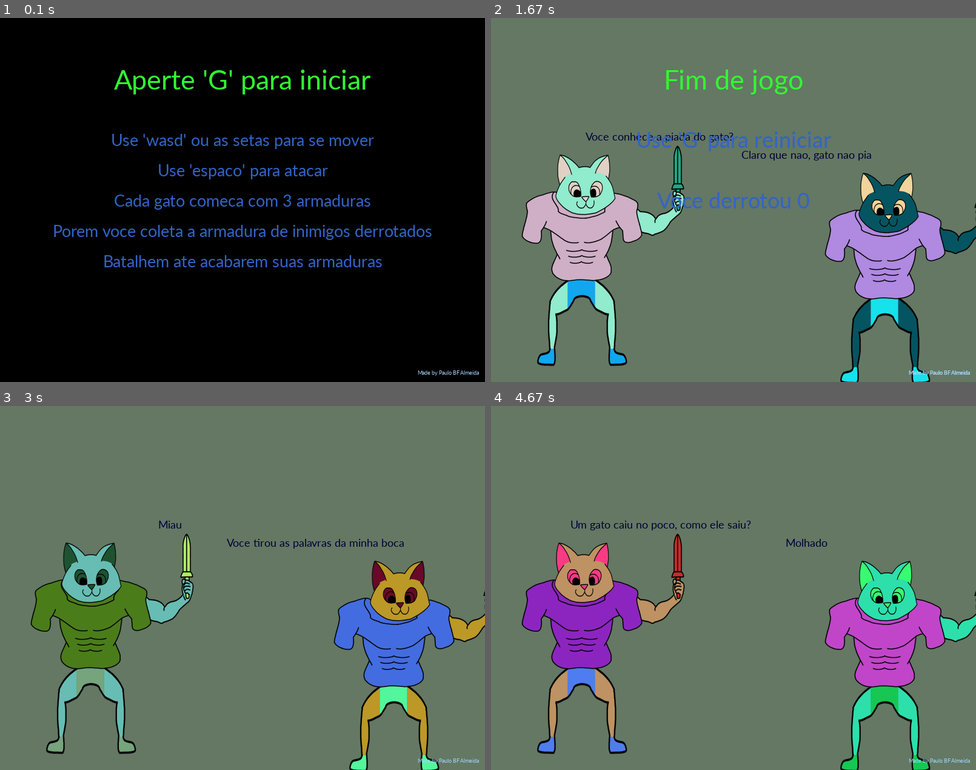
Above: before the commit, frames 1-4 (two rows, left to right).
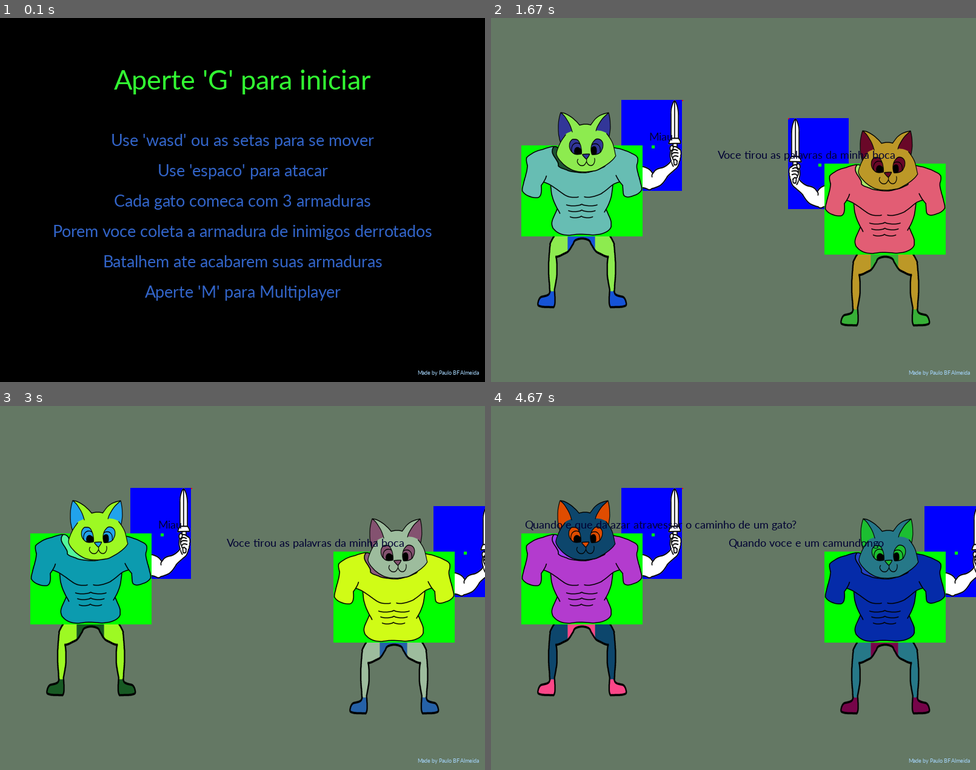
Above: after the commit, the same moments.

Repository: pauloBFalmeida/Gatoarmadura
Game: pygame game, started from main.py
The game is run twice, just before and just after one commit, with the same random seed, the same clock (stepped at 60 frames per second) and the same inputs.
Inputs:
- Up to frame 1 (0.1 s): no input
- Up to frame 2 (1.67 s): tap G at 0.33 s; hold Esc 0.67-1.13 s; hold Right 0.67-1.13 s; tap Space at 1.17 s; hold M from 1.5 s (still down)
- Up to frame 3 (3 s): release M at 1.97 s; hold Esc 2-2.47 s; hold Right 2-2.47 s; tap G at 2.5 s; tap A at 2.83 s
- Up to frame 4 (4.67 s): tap one key every 0.33 s from 3.17 s: Esc G W Esc G

The runs differ from the first frame. In frame 1, 0.5% of the frame differs, in the area x 29-71%, y 73-78%; in frame 2, 29%, in the area x 6-100%, y 14-100%; in frame 3, 27%; in frame 4, 27%.

Commit message:
ajustado a hitbox e a anim. da espada a esq
ainda falta melhorar o inimigo mas fora isso ta tudo funcionando no gato
(talvez add o n de armaduras pra cada pessoa)

Diff:
--- a/enemy.py
+++ b/enemy.py
@@ -6,49 +6,89 @@
 		Gato.__init__(self,x,y,right_direction)
 		self.min_dist_x = 170
 		self.min_dist_y = 40
+		# variacao ao atacar
+		self.var_knife_x = 72
+		self.var_knife_y = 65
 
-	# def  destruir_armadura(self):
-	# 	Gato.destruir_armadura(self)
-	# 	speed_x, speed_y = self.aproximar()
-	# 	speed_x *= -1
-	# 	speed_y *= -1
-	# 	for _ in range(15):
-	# 		Gato.movement_update(self, speed_x, speed_y)
-	# 		Gato.update(self)
-
-	def dist(self):
-		# distancia x,y
-		return (self.enemy.x - self.x, self.enemy.y - self.y)
+	def get_knife_pos_attack(self):
+		knife_x, knife_y = self.get_knife_pos()
+		# add var to knife pos
+		var_x = self.var_knife_x
+		if not self.right_direction: var_x *= -1
+		knife_x += var_x
+		knife_y += self.var_knife_y
+		# return
+		return(knife_x, knife_y)
 
 	def aproximar(self):
-		dist_x, dist_y = self.dist()
-		# calcular direcao como -1,0,1
-		speed_x = 0
-		if abs(dist_x) > self.min_dist_x:
-			speed_x = 1 if dist_x > 0 else -1
-		speed_y = 0
-		if abs(dist_y) > self.min_dist_y:
-			speed_y = 1 if dist_y > 0 else -1
-		return (speed_x, speed_y)
+		mov_left = False
+		mov_right = False
+		mov_top = False
+		mov_bot = False
+		mov_x = 0
+		mov_y = 0
+		#
+		mg = 5 # margem de erro
+		knife_x, knife_y = self.get_knife_pos_attack()
+		enemy = self.enemy
+		armor = enemy.conjunto_armaduras[-1]
+		# #
+		# if   knife_x < enemy.x + armor.left: mov_x = 1
+		# elif knife_x > enemy.x + armor.right: mov_x = -1
+		# elif knife_y < enemy.y + armor.top: mov_y = 1
+		# elif knife_y > enemy.y + armor.bot: mov_y = -1
+
+		if knife_x-mg < enemy.x+armor.left:
+			mov_right = True
+		if knife_x+mg > enemy.x+armor.right:
+			mov_left = True
+
+		if knife_y-mg < enemy.y+armor.top:
+			mov_bot = True
+		if knife_y+mg > enemy.y+armor.bot:
+			mov_top = True
+
+		if mov_right and mov_left: mov_x = 0
+		elif mov_right: mov_x = 1
+		elif mov_left: mov_x = -1
+
+		if mov_top and mov_bot: mov_y = 0
+		elif mov_top: mov_y = -1
+		elif mov_bot: mov_y = 1
+
+		print()
+		if mov_left:print('left')
+		if mov_right:print('right')
+		if mov_top:print('top')
+		if mov_bot:print('bot')
+
+		return (mov_x, mov_y)
+
+	def dentro_alcance(self):
+		knife_x, knife_y = self.get_knife_pos_attack()
+		# calcular
+		return self.inside_hitbox(knife_x, knife_y)
 
 # render
 	def update(self):
 		try:
-			dist_x, dist_y = self.dist()
+			# perto o suficiente para atacar
+			# if self.dentro_alcance() and self.attack_ready:
+			# 	print('atacar')
+			# 	# descubro o lado
+			# 	if dist_x > 0 and not self.right_direction:	# enimigo a direita
+			# 		Gato.movement_update(self, 1,0)
+			# 	elif dist_x < 0 and self.right_direction:	# enimigo a esquerda
+			# 		Gato.movement_update(self,-1,0)
+			# 	# atacar
+			# 	Gato.attack(self)
+			# else:
+
 			speed_x, speed_y = self.aproximar()
 			# se aproximar
 			Gato.movement_update(self, speed_x,speed_y)
-			# perto o suficiente
-			# print()
-			if abs(dist_x) <= self.min_dist_x and abs(dist_y) <= self.min_dist_y:
-				# pronto para atacar
-				if self.attack_ready:
-					dist_x, dist_y = self.dist()
-					# olhar pro lado certo
-					if dist_x > 0 and not self.right_direction:	# enimigo a direita
-						Gato.movement_update(self, 1,0)
-					elif dist_x < 0 and self.right_direction:	# enimigo a esquerda
-						Gato.movement_update(self,-1,0)
-					Gato.attack(self)
+			if self.dentro_alcance():
+				Gato.attack(self)
 		except: pass
+		# update
 		Gato.update(self)
--- a/gato.py
+++ b/gato.py
@@ -1,7 +1,8 @@
 import pygame
 from random import randint
 from text import Text
-from manipulador_imagem import Manipulador
+from parte import Parte
+from math import sin, cos, radians
 
 class Gato():
 	def __init__(self, x, y, right_direction):
@@ -10,29 +11,36 @@
 		self.x = x
 		self.y = y
 		self.move = False
-		# cabeca do gato
-		self.head = Manipulador((100, 100),"gato")
+		# armadura
+		# self.armor = Manipulador((200, 150),"armadura") # pra pegar pos dos outros
+		self.qtd_armaduras = 3
+		self.conjunto_armaduras = [Parte((200, 150),"armadura")	for _ in range(self.qtd_armaduras)]
+		self.ultima_armadura = None
+		armor = self.conjunto_armaduras[-1]
+		# cabeca
 		self.head_x_plus = 0
 		self.head_direction = 1
 		self.head_dist = randint(7,12)
 		self.head_speed = float(randint(3,7))/10
-		# armadura
-		self.armor = Manipulador((200, 150),"armadura") # pra pegar pos dos outros
-		self.conjunto_armaduras = [Manipulador((200, 150),"armadura") for _ in range(3)]
-		self.ultima_armadura = None
-		self.qtd_armaduras = 3
+		self.head = Parte((100, 100),"gato")
 		# perna
-		self.perna = Manipulador((150, 150),"perna",fundo=self.head.get_cor_fundo())
+		self.perna = Parte((150, 150),"perna",fundo=self.head.get_cor_fundo())
 		# perna
-		self.braco = Manipulador((100, 150),"braco",fundo=self.head.get_cor_fundo())
+		self.braco = Parte((100, 150),"braco",fundo=self.head.get_cor_fundo())
 		self.right_direction = right_direction
 		# attack
 		self.attack_ready = False
 		self.attacking = False
-		self.rotation = 0
 		self.add_rotation = -1
-		self.min_rotation = -40
+		self.max_rotation = 40
 		self.down_animation = True
+		# teste
+		self.hit=[-5,-5]
+		# print(cos(radians(45)))
+
+	def prepare_battle(self):
+		self.move = False
+		self.attack_ready = False
 
 	def start_battle(self,enemy):
 		self.enemy = enemy
@@ -45,19 +53,54 @@
 	def attack(self):
 		self.attacking = True
 		self.attack_ready = False
-
-	def alcance(self):
-		margem_x = 30
-		margem_y = 20
-		min_dist_x = 170
-		min_dist_y = 40
-		# distancia
-		dist_x = self.enemy.x - self.x
-		dist_y = self.enemy.y - self.y
-		if abs(dist_x) > min_dist_x + margem_x or abs(dist_x) > min_dist_x - margem_x:
-			if abs(dist_y) > min_dist_y + margem_y or abs(dist_y) > min_dist_y - margem_y:
+		self.move = False
+
+	def end_attack(self):
+		self.attacking = False
+		self.attack_ready = True
+		self.move = True
+
+	def get_knife_var(self):
+		rad = abs(radians(self.braco.rotation))
+		var_x = sin(rad) * self.braco.eixo_y
+		var_y = sin(rad) * self.braco.eixo_x
+
+		var_x *= 1.5
+		var_y *= 2
+
+		return (var_x, var_y)
+
+	def get_knife_pos(self):
+		armor = self.conjunto_armaduras[-1]
+		y = self.y + armor.top
+		if not self.right_direction:	# indo pra esquerda
+			x = self.x + armor.left - 10
+		else:
+			x = self.x + armor.right + 15
+
+		# get variation with angle
+		var_x, var_y = self.get_knife_var()
+
+		add_x = self.braco.eixo_x + var_x
+		if not self.right_direction: add_x *= -1
+
+		x += add_x
+		y += -self.braco.eixo_y + var_y
+
+		return (x, y)
+
+	def inside_hitbox(self, knife_x, knife_y):
+		enemy = self.enemy
+		armor = enemy.conjunto_armaduras[-1]
+		if (knife_x > enemy.x + armor.left) and (knife_x < enemy.x + armor.right):
+			# y start in top of screen
+			if (knife_y < enemy.y + armor.bot) and (knife_y > enemy.y + armor.top):
 				return True
 		return False
+
+	def in_range(self):
+		knife_x, knife_y = self.get_knife_pos()
+		return self.inside_hitbox(knife_x, knife_y)
 
 	def  destruir_armadura(self):
 		self.qtd_armaduras -= 1
@@ -79,18 +122,26 @@
 		if self.vivo:
 			self.head_animation()
 			if self.attacking:
-				if self.down_animation and (self.rotation == self.min_rotation or self.rotation == -self.min_rotation):	# fim descer animacao
-					self.down_animation = False
-					if self.alcance():
-						self.enemy.destruir_armadura()
-				elif not self.down_animation and self.rotation == 0:			# fim subir animacao
-					self.down_animation = True
-					self.attacking = False
-					self.attack_ready = True
-				elif self.down_animation:										# descer animacao
-					self.rotation += self.add_rotation if self.right_direction else -self.add_rotation
-				elif not self.down_animation:									# subir animacao
-					self.rotation -= self.add_rotation if self.right_direction else -self.add_rotation
+				self.rotation_update()
+
+	def rotation_update(self):
+		# rotacao pra esq ou dir
+		add_rotation = self.add_rotation if self.right_direction else -self.add_rotation
+		# fim descer animacao
+		if self.down_animation and abs(self.braco.rotation) >= self.max_rotation:
+			self.down_animation = False
+			if self.in_range():
+				self.enemy.destruir_armadura()
+		# fim subir animacao
+		elif not self.down_animation and self.braco.rotation == 0:
+			self.down_animation = True
+			self.end_attack()
+		# descer animacao
+		elif self.down_animation:
+			self.braco.rotate(add_rotation)
+		# subir animacao
+		elif not self.down_animation:
+			self.braco.rotate(-add_rotation)
 
 	def movement_update(self, x_speed, y_speed):
 		if self.move:
@@ -120,32 +171,46 @@
 			self.render_head(window)
 
 	def render_perna(self, window):
-		x = self.x - self.perna.size[0]//2
-		y = self.y + self.armor.size[1] - 10
-		window.blit(self.perna.image, (x,y))
+		x = self.x
+		y = self.y + self.conjunto_armaduras[-1].bot + 45
+		self.perna.render(window, x, y)
 
 	def render_braco(self, window):
-		image = self.braco.image
-		x_modificador = self.armor.size[0]//2 - 30
+		# flip image if necessarie
+		self.braco.lado(self.right_direction)
+		armor = self.conjunto_armaduras[-1]
 		if not self.right_direction:	# indo pra esquerda
-			image = pygame.transform.flip(image, True, False) #(Surface, xbool, ybool)
-			x = self.x - (x_modificador + 100)
-		else: 						# canto esquerdo da tela
-			x = self.x + x_modificador
-		y = self.y -  self.armor.size[1]//2
-		if self.rotation != 0:		# rotate
-			image = pygame.transform.rotate(image, self.rotation)
-		window.blit(image, (x,y))
+			x = self.x + armor.left - 10
+		else:
+			x = self.x + armor.right + 15
+
+		# ajust
+		y = self.y + armor.top
+		var_x = 0
+		if not self.right_direction:
+			var_x = -self.get_knife_var()[0]
+		self.braco.render(window, x+var_x, y)
+
+		# old
+		# pygame.draw.rect(window, (0,255,0), (x,y,self.braco.size[0],self.braco.size[1]))
+		# window.blit(image, (x,y))
+		self.hit[0] = x
+		self.hit[1] = y
+		pygame.draw.rect(window, (0,255,0), (self.hit[0],self.hit[1],5,5))
+
+		x,y = self.get_knife_pos()
+		pygame.draw.rect(window, (255,0,0), (x,y,2,2))
 
 	def render_armor(self, window):
+		armor = self.conjunto_armaduras[-1]
+		x = self.x + armor.left
+		y = self.y + armor.top
+		pygame.draw.rect(window, (0,255,0), (x,y, armor.size[0], armor.size[1]))
 		try:
-			armor = self.conjunto_armaduras[-1]
-			x = self.x - armor.size[0]//2
-			y = self.y
-			window.blit(armor.image, (x,y))
+			self.conjunto_armaduras[-1].render(window, self.x, self.y)
 		except: pass
 
 	def render_head(self, window):
-		x = (self.x + self.head_x_plus) - self.head.size[0]//2
-		y = self.y + 15 - self.armor.size[1]//2
-		window.blit(self.head.image, (x,y))
+		x = self.x + self.head_x_plus
+		y = self.y + self.conjunto_armaduras[-1].top - 5
+		self.head.render(window, x, y)
--- a/main.py
+++ b/main.py
@@ -28,6 +28,7 @@
 		self.game_running = True
 		self.FPS = 60
 		self.background = (100, 120, 100)
+		self.multiplayer = False
 		# frases
 		self.frases = []
 		with open('frases.txt') as file:
@@ -36,15 +37,19 @@
 
 	def prepare_battle(self):
 		# disable movement
-		self.gato.move = False
-		self.gato.attack_ready = False
-		# create enemy
-		right_direction = True
-		if self.gato.x > self.width//2:	# player lado direito da tela
-			right_direction = False
-		self.enemy = Enemy(self.width-self.gato.x, self.height-self.gato.y, right_direction)
-		self.enemy.move = False
-		self.enemy.attack_ready = False
+		self.gato.prepare_battle()
+		# se for multiplayer ajusta gato2, senao cria inimigo
+		if self.multiplayer:
+			self.gato2.prepare_battle()
+		else:
+			# create enemy
+			right_direction = True
+			if self.gato.x > self.width//2:	# player lado direito da tela
+				right_direction = False
+			self.enemy = Enemy(self.width-self.gato.x,
+								self.height-self.gato.y,
+								right_direction)
+			self.enemy.prepare_battle()
 		# say the lines
 		self.say_line()
 		# start fight
@@ -54,8 +59,9 @@
 		qtd = (len(self.frases)//2) -1				# qtd de frases
 		i = randint(0, qtd) *2						# escolho uma aleatoria
 		select = [self.frases[i], self.frases[i+1]]	# pego a pergunta, e a resp
-		x_list = [self.gato.x, self.enemy.x]
-		y_list = [self.gato.y, self.enemy.y]
+		# multiplayer: gato2 fala, senao inimigo
+		x_list = [self.gato.x, self.gato2.x if self.multiplayer else self.enemy.x]
+		y_list = [self.gato.y, self.gato2.y if self.multiplayer else self.enemy.y]
 		# imprimir na tela
 		for j in range(2):
 			# posicao
@@ -80,44 +86,98 @@
 									60,
 									color=(250,50,50),
 									duration=self.FPS*1))
-		self.gato.start_battle(self.enemy)
-		self.enemy.start_battle(self.gato)
+		if self.multiplayer:
+			self.gato.start_battle(self.gato2)
+			self.gato2.start_battle(self.gato)
+		else:
+			self.gato.start_battle(self.enemy)
+			self.enemy.start_battle(self.gato)
 
 	def start(self):
 		self.enemies_defeated = 0
 		self.temporarios = []
 		self.gato = Gato(150,self.height//2-15, True)
+		# se multiplayer cria o gato pro player2
+		if self.multiplayer:
+			self.gato2 = Gato(self.width-self.gato.x,
+								self.height-self.gato.y,
+								False)
 		self.prepare_battle()
 
 	def input(self, keys):
+		if keys[pygame.K_ESCAPE]:
+			self.running = False
 		# Player Controls
-		if keys[pygame.K_a] or keys[pygame.K_LEFT]:		# move left
-			if self.gato.x > 0:
-				self.gato.movement_update(-1,0)
-		if keys[pygame.K_d] or keys[pygame.K_RIGHT]:	# move right
-			if self.gato.x < self.width:
-				self.gato.movement_update(1,0)
-		if keys[pygame.K_w] or keys[pygame.K_UP]:		# move up
-			if self.gato.y > 0:
-				self.gato.movement_update(0,-1)
-		if keys[pygame.K_s] or keys[pygame.K_DOWN]:		# move down
-			if self.gato.y < self.height:
-				self.gato.movement_update(0,1)
-		if keys[pygame.K_SPACE] and self.gato.is_attack_ready():	# attack
-			self.gato.attack()
-		if keys[pygame.K_ESCAPE]:
-			# self.say_line()
-			self.running = False
+		if self.multiplayer:
+			# left
+			if keys[pygame.K_a]:		# p1
+				if self.gato.x > 0:
+					self.gato.movement_update(-1,0)
+			if keys[pygame.K_LEFT]:		# p2
+				if self.gato2.x > 0:
+					self.gato2.movement_update(-1,0)
+			# right
+			if keys[pygame.K_d]:		# p1
+				if self.gato.x < self.width:
+					self.gato.movement_update(1,0)
+			if keys[pygame.K_RIGHT]:	# p2
+				if self.gato2.x < self.width:
+					self.gato2.movement_update(1,0)
+			# up
+			if keys[pygame.K_w]:		# p1
+				if self.gato.y > 0:
+					self.gato.movement_update(0,-1)
+			if keys[pygame.K_UP]:		# p2
+				if self.gato2.y > 0:
+					self.gato2.movement_update(0,-1)
+			# down
+			if keys[pygame.K_s]:		# p1
+				if self.gato.y < self.height:
+					self.gato.movement_update(0,1)
+			if keys[pygame.K_DOWN]:		# p2
+				if self.gato2.y < self.height:
+					self.gato2.movement_update(0,1)
+			# ataque
+			if keys[pygame.K_SPACE]:	# p1
+				if self.gato.is_attack_ready():
+					self.gato.attack()
+			if keys[pygame.K_RCTRL]:		# p2
+				if self.gato2.is_attack_ready():
+					self.gato2.attack()
+		else:
+			if keys[pygame.K_a] or keys[pygame.K_LEFT]:		# move left
+				if self.gato.x > 0:
+					self.gato.movement_update(-1,0)
+			if keys[pygame.K_d] or keys[pygame.K_RIGHT]:	# move right
+				if self.gato.x < self.width:
+					self.gato.movement_update(1,0)
+			if keys[pygame.K_w] or keys[pygame.K_UP]:		# move up
+				if self.gato.y > 0:
+					self.gato.movement_update(0,-1)
+			if keys[pygame.K_s] or keys[pygame.K_DOWN]:		# move down
+				if self.gato.y < self.height:
+					self.gato.movement_update(0,1)
+			if keys[pygame.K_SPACE] and self.gato.is_attack_ready():	# attack
+				self.gato.attack()
 
 	def logic(self):
-		self.enemy.update()
+		# gato
 		self.gato.update()
 		if not self.gato.vivo:
 			self.running = False
-		if not self.enemy.vivo:
-			self.enemies_defeated += 1
-			self.gato.coletar_armadura()
-			self.prepare_battle()
+		# gato2
+		if self.multiplayer:
+			self.gato2.update()
+			if not self.gato2.vivo:
+				self.running = False
+		# enemy
+		else:
+			self.enemy.update()
+			if not self.enemy.vivo:
+				self.enemies_defeated += 1
+				self.gato.coletar_armadura()
+				self.prepare_battle()
+		# credits and temporarios
 		self.credits.update()
 		for t in list(self.temporarios):
 			t.update()
@@ -125,12 +185,37 @@
 
 	def render(self, window):
 		window.fill(self.background)		# background
-		self.enemy.render(window)
+		# gato2
+		if self.multiplayer:
+			self.gato2.render(window)
+		# enemy
+		else:
+			self.enemy.render(window)
+		# gato
 		self.gato.render(window)
+		# credits and temporarios
 		for t in self.temporarios:
 			t.render(window)
 		self.credits.render(window)			# credits
 		pygame.display.update()				# update screen
+
+	def wait_entry(self):
+		while True:
+			event = pygame.event.wait()
+			if event.type == pygame.QUIT:	# kill screen
+				self.running = False
+				self.game_running = False
+				break
+			if event.type == pygame.KEYDOWN:
+				if event.key == pygame.K_g:		# start game single
+					self.multiplayer = False
+					self.running = True
+					break
+				elif event.key == pygame.K_m:	# start game multiplayer
+					self.multiplayer = True
+					self.running = True
+					break
+
 
 	def wait_to_start(self):
 		window = self.win
@@ -143,22 +228,15 @@
 				"Use 'espaco' para atacar",
 				"Cada gato comeca com 3 armaduras",
 				"Porem voce coleta a armadura de inimigos derrotados",
-				"Batalhem ate acabarem suas armaduras"]
-		for i in range(5):
+				"Batalhem ate acabarem suas armaduras",
+				"Aperte 'M' para Multiplayer"]
+		for i in range(len(textos)):
 			Text(x,200+i*50,textos[i],30,color=cor).render(window)
 		# creditos
 		self.credits.render(window)
 		pygame.display.update()
 		# wait to player press 'g'
-		while True:
-			event = pygame.event.wait()
-			if event.type == pygame.QUIT:	# kill screen
-				self.running = False
-				self.game_running = False
-				break
-			if event.type == pygame.KEYDOWN:
-				if event.key == pygame.K_g:	# start game
-					break
+		self.wait_entry()
 
 	def end_screen(self):
 		window = self.win
@@ -167,24 +245,21 @@
 		# titulo
 		Text(x,100,"Fim de jogo",50,color=(50,250,50)).render(window)
 		# textos
-		textos = ["Use 'G' para reiniciar",
-				"Voce derrotou "+str(self.enemies_defeated)]
+		if self.multiplayer:
+			# jogador 1 ganhou se matou o gato2
+			ganhador = 1 if (not self.gato2.vivo) else 2
+			textos = ["Use 'M' para reiniciar",
+					"Jogador "+str(ganhador)+" venceu"]
+		else:
+			textos = ["Use 'G' para reiniciar",
+					"Voce derrotou "+str(self.enemies_defeated)]
 		for i in range(2):
 			Text(x,200+i*100,textos[i],40,color=cor).render(window)
 		# creditos
 		self.credits.render(window)
 		pygame.display.update()
 		# wait to player press 'g'
-		while True:
-			event = pygame.event.wait()
-			if event.type == pygame.QUIT:	# kill screen
-				self.running = False
-				self.game_running = False
-				break
-			if event.type == pygame.KEYDOWN:
-				if event.key == pygame.K_g:	# start game
-					self.running = True
-					break
+		self.wait_entry()
 
 def main():
 	game = Rinha_de_Gato(800, 600, "Rinha_de_Gato")
--- /dev/null
+++ b/parte.py
@@ -0,0 +1,49 @@
+import pygame
+from manipulador_imagem import Manipulador
+
+class Parte(Manipulador):
+	def __init__(self, size, arquivo, **kwargs):
+		# image
+		Manipulador.__init__(self, size, arquivo, **kwargs)
+		# position
+		self.top   = -size[1]//2	# top
+		self.bot   = size[1]//2		# bottom
+		self.left  = -size[0]//2	# left
+		self.right = size[0]//2		# right
+		#
+		self.right_direction = True
+		#
+		self.original_image = self.image
+		self.rotation = 0
+		# point
+		self.point_x = 0
+		self.point_y = 0
+		self.eixo_x = self.image.get_width()//2
+		self.eixo_y = self.image.get_height()//2
+		# self.angle = self.image.get_width() / self.image.get_height()
+		# size_x = (self.braco.size[0]//2)
+		# size_y = (self.braco.size[1]//2)
+		# hipot = (size_x**2 + size_y**2)**(1/2)
+
+	def lado(self, right_direction):
+		# lado foi trocado
+		if right_direction != self.right_direction:
+			self.right_direction = right_direction
+			# flip horizontal
+			self.original_image = pygame.transform.flip(self.original_image, True, False)
+			# set image as original_image (flipped)
+			self.rotate(0)
+
+	def rotate(self, add_rotation):
+		self.rotation += add_rotation
+		self.image = pygame.transform.rotate(self.original_image, self.rotation)
+		# update points
+		# self.point_x = self.image.get_width()//2
+		# self.point_x *= 1 if self.right_direction else -1
+		# self.point_y = self.image.get_height()//2
+
+	def render(self, window, x, y):
+		x -= self.size[0]//2
+		y -= self.size[1]//2
+		# render
+		window.blit(self.image, (x, y))
Binary file changed: deletar/armadura_fundo.png
Binary file changed: imagens/armadura_fundo.png
Binary file changed: imagens/braco_borda.png
Binary file added: imagens/braco_borda3.png
Not shown, changed: deletar/armadura.xcf
